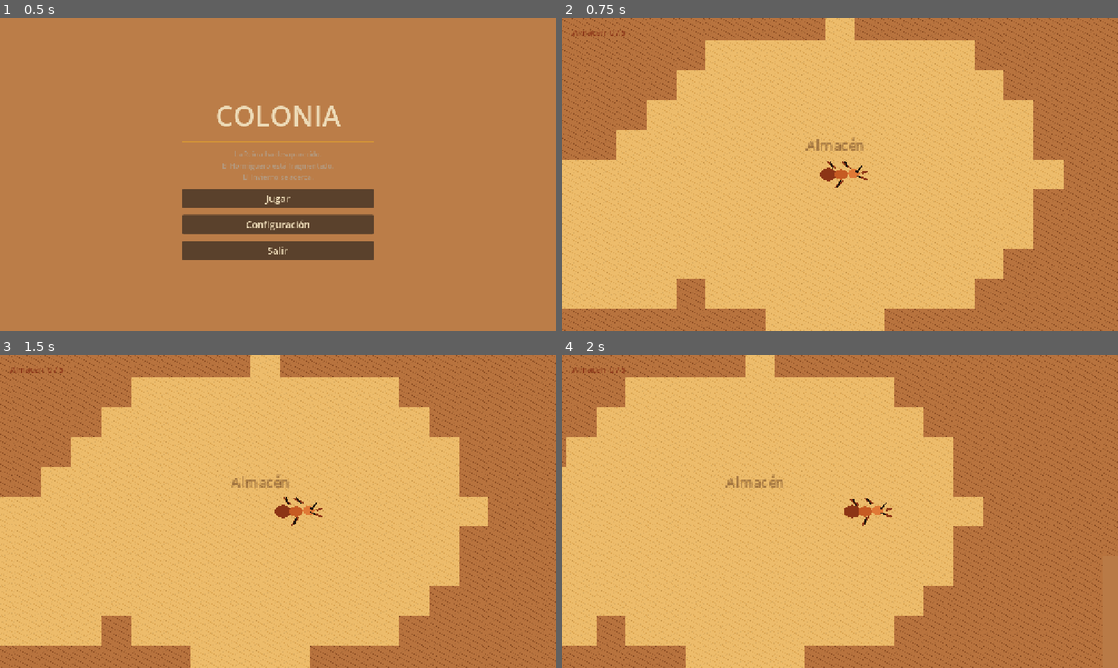
Above: before the commit, frames 1-4 (two rows, left to right).
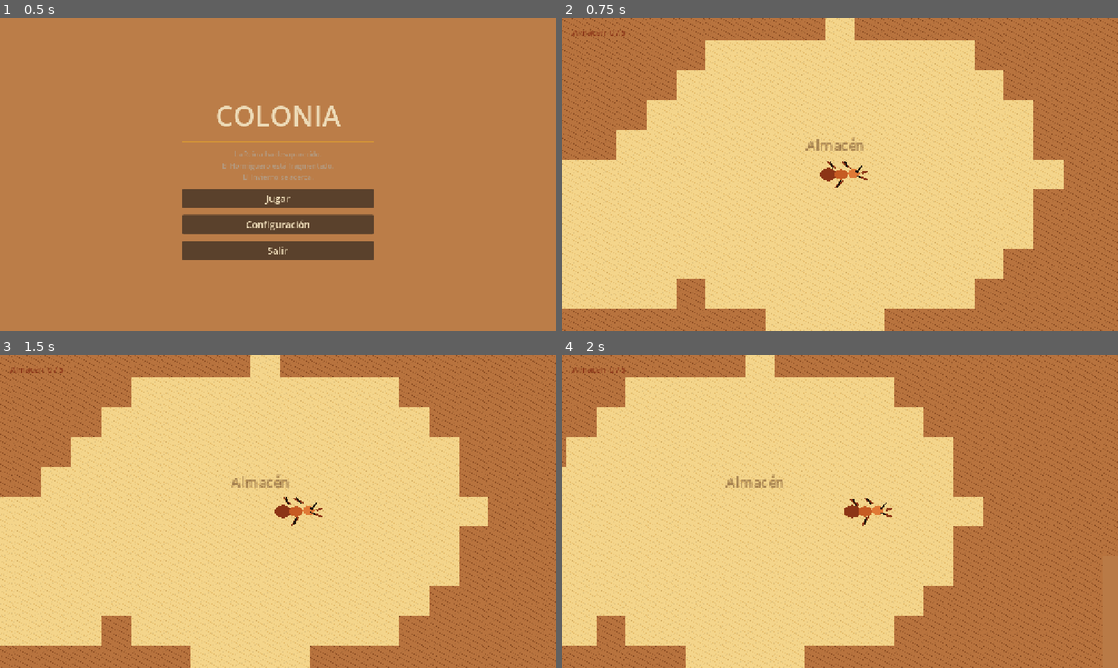
Above: after the commit, the same moments.

Repository: The-glitch-girls/an-ant-game
Game: Godot game, scene res://src/menu/menu.tscn
Same seed, same stepped clock (60 frames per second), same inputs: the game is played once before the commit and once after it.
Inputs:
- Up to frame 1 (0.5 s): no input
- Up to frame 2 (0.75 s): click "Jugar" at 0.5 s
- Up to frame 3 (1.5 s): tap Enter at 1.25 s; hold D (mover_derecha) from 1.28 s (still down); hold Shift (correr) from 1.28 s (still down)
- Up to frame 4 (2 s): keep holding D (mover_derecha); keep holding Shift (correr)

Frame 1 is identical in both runs. In frame 2, 64% of the frame differs, in the area x 0-91%, y 0-100%; in frame 3, 63%; in frame 4, 57%.

Commit message:
Keep the Hormiga in the tunnels and spend Energía only on the surface.
Sky tiles now collide, footsteps play underground, cream tunnels match the cutaway, and a Derrumbada rumbles when you bump it.

Diff:
--- a/src/mundo/hormiga.gd
+++ b/src/mundo/hormiga.gd
@@ -132,10 +132,11 @@
 		_paso += delta * 14.0
 		_gasto_acum += delta
 		var ritmo := 0.34 if quiere_correr else 0.52
-		if en_curso and gasta_energia and _gasto_acum >= ritmo:
+		if en_curso and _gasto_acum >= ritmo:
 			_gasto_acum = 0.0
 			intento_mover.emit()
-			Juego.partida.correr()
+			if gasta_energia:
+				Juego.partida.correr()
 	for i in _patas.size():
 		_patas[i].rotation = sin(_paso + i) * 0.25 if dir.length() > 0.15 else 0.0
 
--- a/src/mundo/hormiguero_mapa.gd
+++ b/src/mundo/hormiguero_mapa.gd
@@ -50,7 +50,8 @@
 
 
 func esta_afuera(pos: Vector2) -> bool:
-	return pos.y <= superficie_y + TILE * 1.5
+	var ty: int = int(pos.y / TILE)
+	return ty <= 11
 
 
 func _poner(x: int, y: int, v: int) -> void:
--- a/src/mundo/mundo.gd
+++ b/src/mundo/mundo.gd
@@ -26,6 +26,7 @@
 	_mapa.generar()
 	_pintar_cielo()
 	_construir_tiles()
+	_polvo_derrumbada()
 	_etiquetar_camaras()
 	_construir_zonas()
 	_construir_hormiga()
@@ -53,10 +54,10 @@
 	for y in HormigueroMapa.ALTO:
 		for x in HormigueroMapa.ANCHO:
 			var c := _mapa.get_celda(x, y)
+			var atlas := Vector2i(0, 0)
 			if c == HormigueroMapa.CIELO:
-				continue
-			var atlas := Vector2i(0, 0)
-			if c == HormigueroMapa.TUNEL:
+				atlas = Vector2i(3, 0)
+			elif c == HormigueroMapa.TUNEL:
 				atlas = Vector2i(1, 0)
 			elif c == HormigueroMapa.DERRUMBADA:
 				atlas = Vector2i(2, 0)
@@ -69,22 +70,24 @@
 	ts.add_physics_layer()
 	ts.set_physics_layer_collision_layer(0, 1)
 	ts.set_physics_layer_collision_mask(0, 0)
-	var img := Image.create(HormigueroMapa.TILE * 3, HormigueroMapa.TILE, false, Image.FORMAT_RGBA8)
+	var img := Image.create(HormigueroMapa.TILE * 4, HormigueroMapa.TILE, false, Image.FORMAT_RGBA8)
 	_rellenar_tierra(img, Rect2i(0, 0, HormigueroMapa.TILE, HormigueroMapa.TILE), Paleta.TIERRA, Paleta.TIERRA_MANCHA)
 	_rellenar_tierra(img, Rect2i(HormigueroMapa.TILE, 0, HormigueroMapa.TILE, HormigueroMapa.TILE), Paleta.TUNEL, Paleta.TUNEL_OSCURO)
 	_rellenar_tierra(img, Rect2i(HormigueroMapa.TILE * 2, 0, HormigueroMapa.TILE, HormigueroMapa.TILE), Paleta.TIERRA_OSCURA, Paleta.TIERRA_MANCHA)
+	img.fill_rect(Rect2i(HormigueroMapa.TILE * 3, 0, HormigueroMapa.TILE, HormigueroMapa.TILE), Color(0, 0, 0, 0))
 	var source := TileSetAtlasSource.new()
 	source.texture = ImageTexture.create_from_image(img)
 	source.texture_region_size = Vector2i(HormigueroMapa.TILE, HormigueroMapa.TILE)
 	source.create_tile(Vector2i(0, 0))
 	source.create_tile(Vector2i(1, 0))
 	source.create_tile(Vector2i(2, 0))
+	source.create_tile(Vector2i(3, 0))
 	ts.add_source(source)
 	var half := HormigueroMapa.TILE * 0.5
 	var box := PackedVector2Array([
 		Vector2(-half, -half), Vector2(half, -half), Vector2(half, half), Vector2(-half, half)
 	])
-	for coords in [Vector2i(0, 0), Vector2i(2, 0)]:
+	for coords in [Vector2i(0, 0), Vector2i(2, 0), Vector2i(3, 0)]:
 		var td: TileData = source.get_tile_data(coords, 0)
 		td.add_collision_polygon(0)
 		td.set_collision_polygon_points(0, 0, box)
@@ -100,6 +103,35 @@
 			if (x + y * 3) % 17 == 0:
 				c = c.darkened(0.08)
 			img.set_pixel(rect.position.x + x, rect.position.y + y, c)
+
+
+func _polvo_derrumbada() -> void:
+	var polvo := GPUParticles2D.new()
+	polvo.position = _mapa.derrumbada.get_center()
+	polvo.amount = 16
+	polvo.lifetime = 2.2
+	polvo.texture = _pixel()
+	var mat := ParticleProcessMaterial.new()
+	mat.gravity = Vector3(0, 18, 0)
+	mat.scale_min = 1.2
+	mat.scale_max = 2.8
+	mat.color = Paleta.TIERRA_MANCHA
+	polvo.process_material = mat
+	add_child(polvo)
+	var zona := Area2D.new()
+	zona.position = polvo.position
+	zona.collision_layer = 0
+	zona.collision_mask = 2
+	zona.monitoring = true
+	var col := CollisionShape2D.new()
+	var shape := RectangleShape2D.new()
+	shape.size = _mapa.derrumbada.size
+	col.shape = shape
+	zona.add_child(col)
+	zona.body_entered.connect(func(_b: Node) -> void:
+		_sfx.tocar("soltar")
+	)
+	add_child(zona)
 
 
 func _etiquetar_camaras() -> void:
--- a/src/mundo/paleta.gd
+++ b/src/mundo/paleta.gd
@@ -4,8 +4,8 @@
 const TIERRA := Color(0.725, 0.478, 0.275)
 const TIERRA_OSCURA := Color(0.62, 0.38, 0.20)
 const TIERRA_MANCHA := Color(0.55, 0.32, 0.16)
-const TUNEL := Color(0.93, 0.78, 0.48)
-const TUNEL_OSCURO := Color(0.86, 0.68, 0.36)
+const TUNEL := Color(0.96, 0.88, 0.62)
+const TUNEL_OSCURO := Color(0.90, 0.78, 0.48)
 const CIELO := Color(0.95, 0.96, 0.94)
 const HORMIGA := Color(0.78, 0.38, 0.16)
 const HORMIGA_OSCURA := Color(0.55, 0.22, 0.10)
